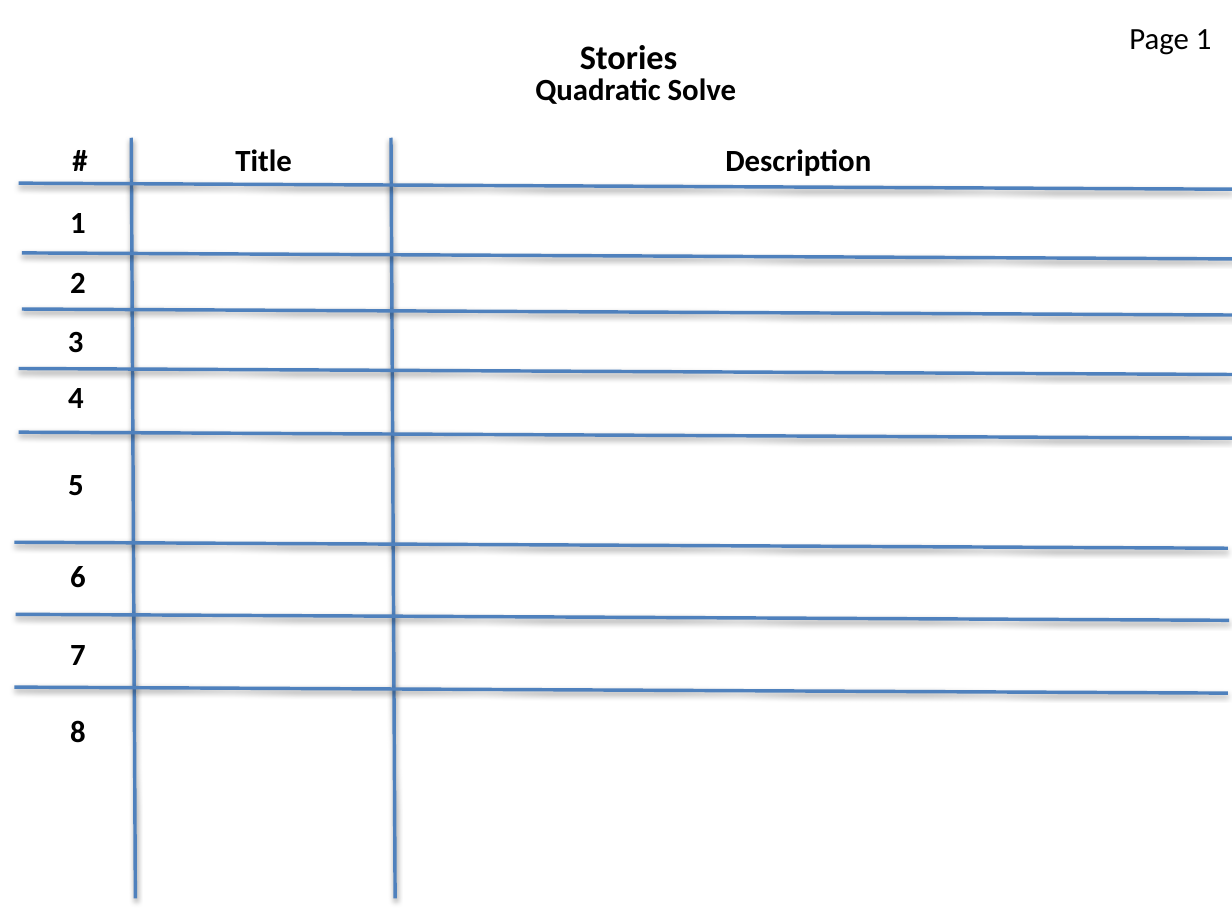
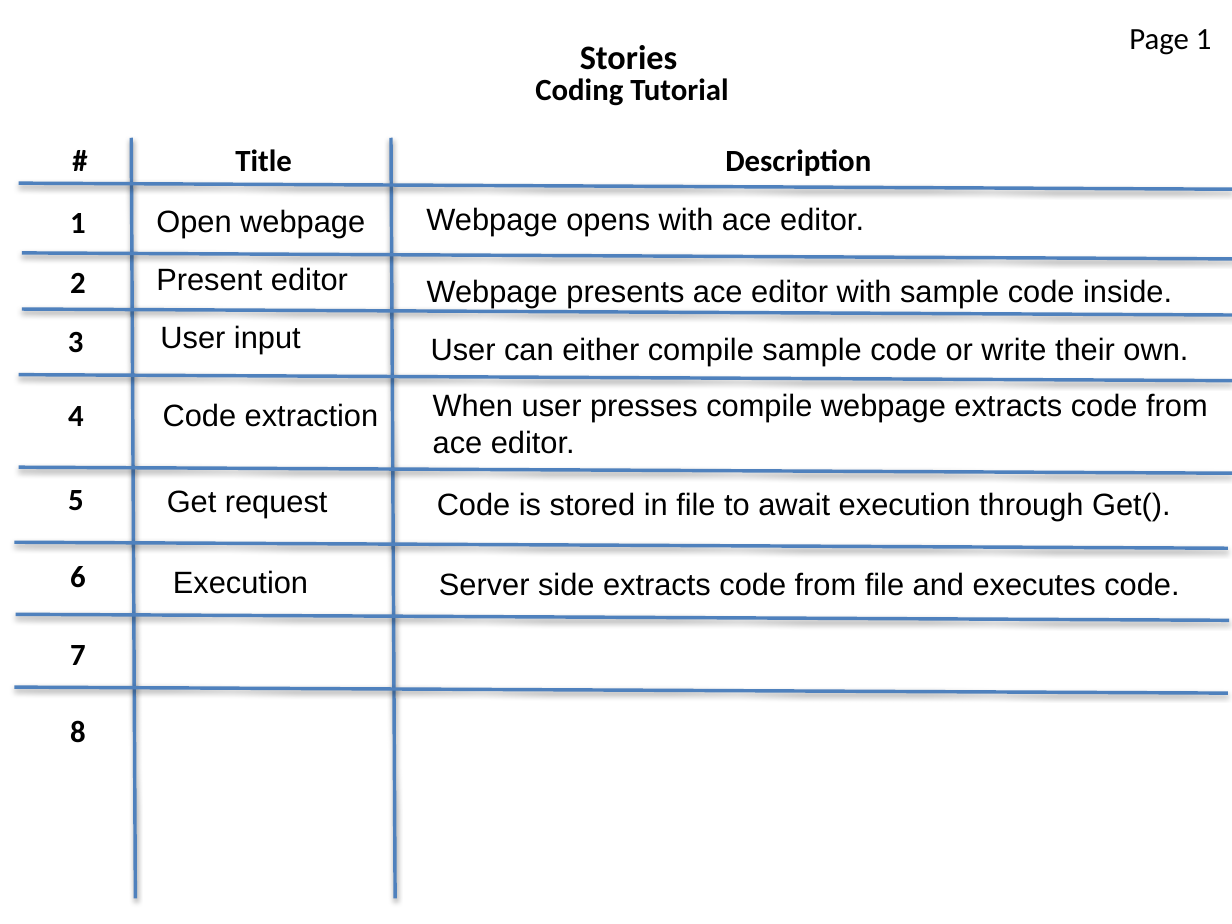
Before and after one commit to strangeprogrammer/ace, a slide deck: slide 5 of Tps_Storiess.pptx. Drawn at 1232x924 pixels with LibreOffice and Linux fonts; fonts in the diff are those of the drawing. Boxes give left, top, right and bottom in pixels: in the first picture for what was removed or moved away, otherwise in the second. Text is boxed around its words. In the diff, an @@ line names an element or a change of style, - is before the commit and + after.

```diff
--- a/Tps_Storiess.pptx
+++ b/Tps_Storiess.pptx
@@ text at [535,78,728,106]: text changed @@
-Quadratic Solve
+Coding Tutorial
@@ text added at [156,209,365,238], 18 pt, text #000000 @@
+Open webpage
@@ text added at [426,207,864,236], 18 pt, text #000000 @@
+Webpage opens with ace editor.
@@ text added at [156,267,348,291], 18 pt, text #000000 @@
+Present editor
@@ text added at [427,279,1172,308], 18 pt, text #000000 @@
+Webpage presents ace editor with sample code inside.
@@ text added at [160,325,301,353], 18 pt, text #000000 @@
+User input
@@ text added at [431,337,1188,366], 18 pt, text #000000 @@
+User can either compile sample code or write their own.
@@ line moved from (18, 368) - (1232, 375) to (18, 375) - (1232, 381) @@
@@ text "4": place and size @@
-text "4" at [68,388,84,408]
+text "4" at [68,406,84,426]
@@ text added at [163,403,378,427], 18 pt, text #000000 @@
+Code extraction
@@ text added at [433,393,1208,454], 18 pt, text #000000 @@
+When user presses compile webpage extracts code from
+ace editor.
@@ line moved from (18, 432) - (1232, 439) to (18, 467) - (1232, 473) @@
@@ text "5": place and size @@
-text "5" at [68,475,84,496]
+text "5" at [68,490,84,511]
@@ text added at [167,490,328,518], 18 pt, text #000000 @@
+Get request
@@ text added at [437,492,1171,520], 18 pt, text #000000 @@
+Code is stored in file to await execution through Get().
@@ text added at [173,570,308,594], 18 pt, text #000000 @@
+Execution
@@ text added at [439,572,1179,596], 18 pt, text #000000 @@
+Server side extracts code from file and executes code.
```
Also in this commit, not shown: 1 other slide changed.
